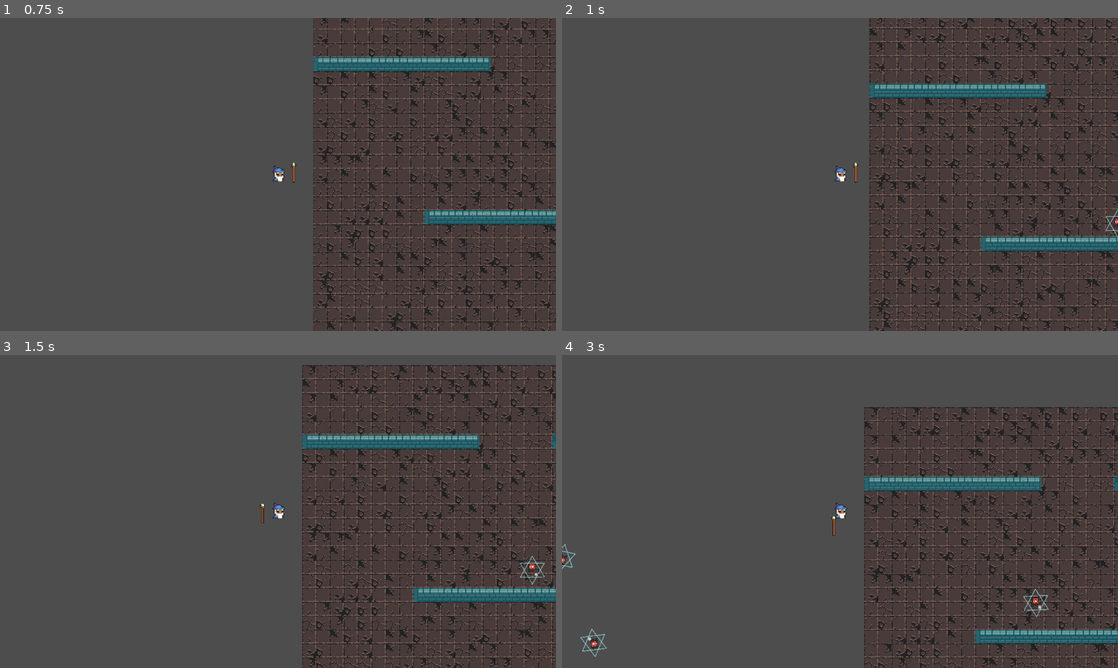
Above: before the commit, frames 1-4 (two rows, left to right).
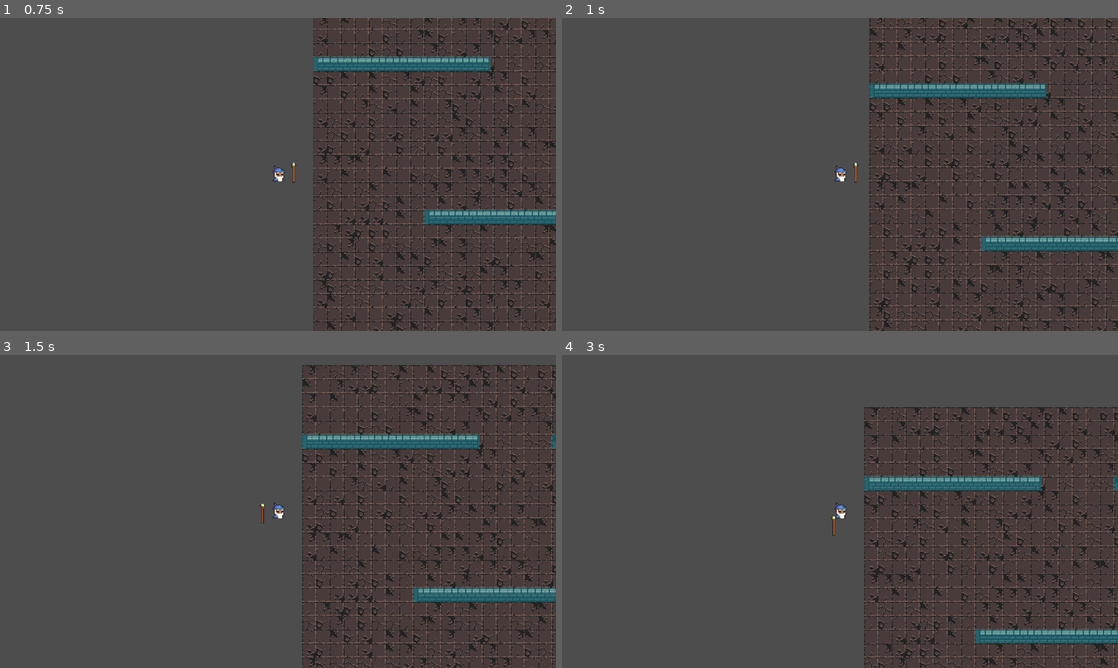
Above: after the commit, the same moments.

Repository: GianiStatie/GGJ-2025
Game: Godot game, scene res://main.tscn
Same seed, same stepped clock (60 frames per second), same inputs: the game is played once before the commit and once after it. The engine's default icon, where the game draws it, is replaced by a stand-in: a white triangle on a blue panel in a dark square.
Inputs (mouse positions are in pixels of both pictures, inside the frame that each line leads up to):
- Up to frame 1 (0.75 s): tap Enter (ui_accept) at 0.5 s; move the mouse to (400, 158) at 0.52 s; hold W (up) from 0.53 s (still down); tap A (a) at 0.6 s
- Up to frame 2 (1 s): keep holding W (up); tap Enter (ui_accept) at 0.77 s; tap D (d) at 0.8 s
- Up to frame 3 (1.5 s): move the mouse to (166, 527) at 1.27 s; release W (up) at 1.28 s; hold S (down) from 1.28 s (still down); tap D (d) at 1.35 s
- Up to frame 4 (3 s): tap Enter (ui_accept) at 1.52 s; tap A (a) at 1.55, 2.1 s; move the mouse to (895, 442) at 2.02 s; release S (down) at 2.03 s; hold W (up) from 2.03 s (still down); tap D (d) at 2.3, 2.85 s; move the mouse to (812, 574) at 2.77 s

Frame 1 is identical in both runs. In frame 2, less than 0.1% of the frame differs, in the area x 97-100%, y 61-71%; in frame 3, 0.1%; in frame 4, 0.3%, in the area x 0-88%, y 60-97%.

Commit message:
Improve enemy spawning

Diff:
--- a/enemies/enemy.gd
+++ b/enemies/enemy.gd
@@ -39,7 +39,7 @@
 	var currentDirection = linear_velocity / speed
 	var bounceDirection = currentDirection * -1
 	look_at(bounceDirection)
-	linear_velocity = bounceDirection * speed
+	linear_velocity = bounceDirection * speed * 2
 	var timer = get_node("BounceTimer")
 	timer.start()
 
--- a/enemies/spawner.gd
+++ b/enemies/spawner.gd
@@ -22,6 +22,13 @@
 
 	var globalPlayerPosition = player.global_position
 	var globalEnemyPosition = _get_enemy_spawn_position()
+
+	$RayCast2D.global_position = globalEnemyPosition
+	$RayCast2D.target_position =  globalPlayerPosition - globalEnemyPosition
+	print($RayCast2D.get_collider())
+
+	if $RayCast2D.get_collider() != player:
+		return
 
 	var enemy : Node2D = enemy_scene.instantiate()
 	enemy._set_global_position(globalEnemyPosition)
--- a/enemies/spawner.tscn
+++ b/enemies/spawner.tscn
@@ -12,5 +12,10 @@
 wait_time = 0.2
 autostart = true
 
+[node name="RayCast2D" type="RayCast2D" parent="."]
+collision_mask = 13
+
+[node name="Marker2D" type="Marker2D" parent="."]
+
 [connection signal="timeout" from="EnemyTimer" to="." method="_on_enemy_timer_timeout"]
 [connection signal="timeout" from="EnemyMoveTimer" to="." method="_on_enemy_move_timer_timeout"]
--- a/player/player.tscn
+++ b/player/player.tscn
@@ -77,7 +77,8 @@
 
 [node name="player" type="CharacterBody2D" groups=["player_group"]]
 y_sort_enabled = true
-collision_mask = 6
+collision_layer = 9
+collision_mask = 14
 script = ExtResource("1_bs0pb")
 
 [node name="CharacterSprite" type="AnimatedSprite2D" parent="."]
Not shown: 1 places in map/map.tscn that only renumber resources
